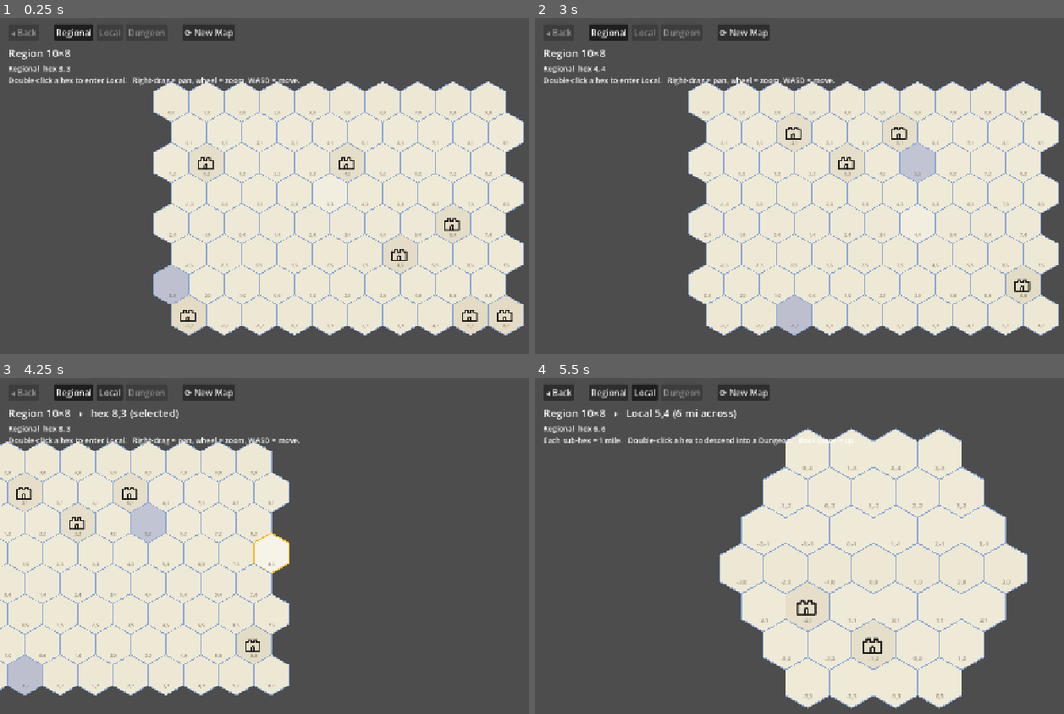
Above: before the commit, frames 1-4 (two rows, left to right).
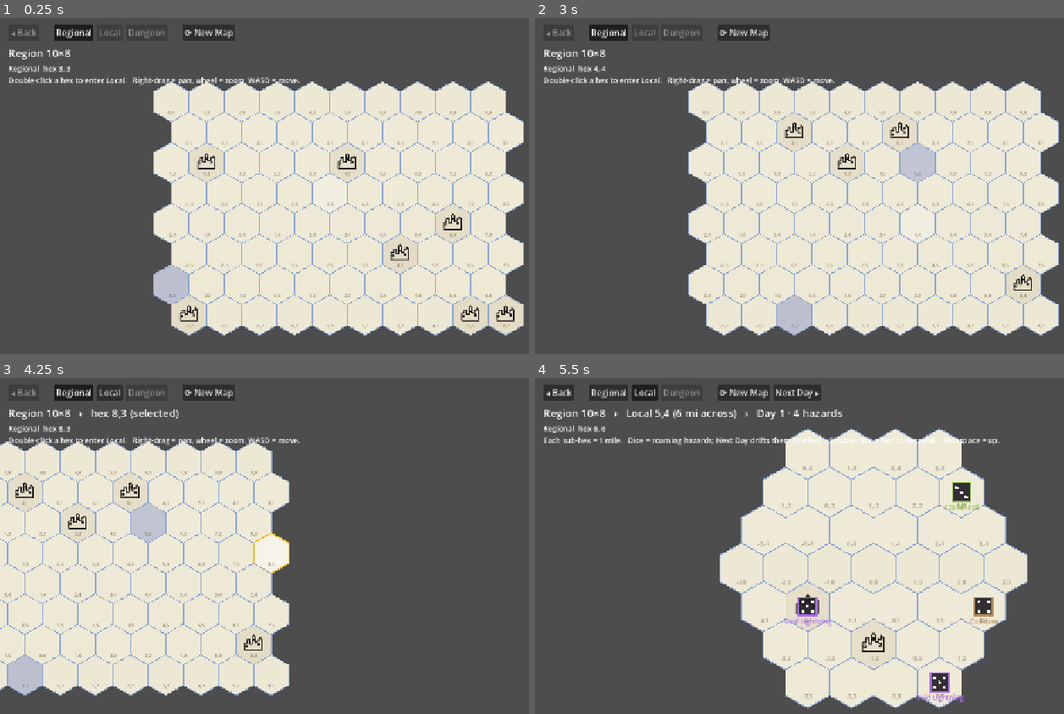
Above: after the commit, the same moments.

Repository: kostchei/VITD_claude
Game: Godot game, scene res://scenes/Main.tscn
Two runs of this game, one before a commit and one after it. Both use one fixed random seed, a clock stepped at 60 frames per second and the inputs below.
Inputs (mouse positions are in pixels of both pictures, inside the frame that each line leads up to):
- Up to frame 1 (0.25 s): no input
- Up to frame 2 (3 s): click "⟳ New Map" at 0.5 s; click "⟳ New Map" at 1.25 s; click "Regional" at 2 s; click "Generate" at 2.75 s
- Up to frame 3 (4.25 s): tap A at 3.5 s; move the mouse to (486, 549) at 3.52 s; hold D from 3.53 s (still down); tap Backspace at 3.6 s; click (486, 549) at 3.67 s
- Up to frame 4 (5.5 s): release D at 4.25 s; tap A at 4.25 s; drag from (736, 586) to (841, 643) at 4.27 s; click "Local" at 5 s

The runs differ from the first frame. In frame 1, 0.7% of the frame differs, in the area x 33-98%, y 40-91%; in frame 2, 0.5%; in frame 3, 0.4%; in frame 4, 2.3%, in the area x 18-88%, y 2-97%.

Commit message:
Add roaming hazards to Local maps and redraw terrain icons
Implement the roaming-hazards layer (roaming-hazards.md) on the Local
scale: a HazardSet of d6 dice that sit on hexes, drift one hex per day,
and re-drop on collision or map edge to hold a constant count. Render
them as d6 dice (pips = rolled face, kind-coloured rim) over the terrain,
add a Local-only "Next Day" button, hover info, and a "Day N" breadcrumb.
Persist hazards per local map (save format v2; v1 saves still load).

Redraw the ruin/settlement markers as line-art city skylines matching
the book aesthetic (broken towers for ruins, flagged skyline for
settlements).

Co-Authored-By: Claude Opus 4.8 <noreply@anthropic.com>

Diff:
--- a/assets/markers/ruin.svg
+++ b/assets/markers/ruin.svg
@@ -1,8 +1,14 @@
 <svg xmlns="http://www.w3.org/2000/svg" viewBox="0 0 64 64">
-  <g fill="none" stroke="#1a1714" stroke-width="3.5" stroke-linejoin="round" stroke-linecap="round">
-    <!-- crenellated wall (battlements) -->
-    <path d="M10 54 L10 30 L17 30 L17 24 L25 24 L25 30 L33 30 L33 24 L41 24 L41 30 L49 30 L49 54 Z"/>
-    <!-- arched doorway / broken interior -->
-    <path d="M26 54 L26 43 Q29.5 39 33 43 L33 54"/>
+  <g fill="none" stroke="#1a1714" stroke-width="3.2" stroke-linejoin="round" stroke-linecap="round">
+    <!-- ruined city skyline: towers of varying height, broken tops, a gap -->
+    <path d="M8 52
+      L8 32 L15 32 L15 23 L22 23 L22 35 L28 35 L28 16
+      L32 11 L36 16 L36 31 L42 31 L42 24 L49 24 L49 17 L55 23 L55 52 Z"/>
+    <!-- windows / broken openings -->
+    <g stroke-width="2.2">
+      <rect x="11" y="38" width="4" height="5"/>
+      <rect x="30" y="22" width="4" height="5"/>
+      <rect x="44" y="34" width="4" height="5"/>
+    </g>
   </g>
 </svg>
--- a/assets/markers/settlement.svg
+++ b/assets/markers/settlement.svg
@@ -1,12 +1,19 @@
 <svg xmlns="http://www.w3.org/2000/svg" viewBox="0 0 64 64">
-  <g fill="none" stroke="#1a1714" stroke-width="3.5" stroke-linejoin="round" stroke-linecap="round">
-    <!-- crenellated wall (battlements), same as ruin -->
-    <path d="M10 54 L10 30 L17 30 L17 24 L25 24 L25 30 L33 30 L33 24 L41 24 L41 30 L49 30 L49 54 Z"/>
-    <!-- arched doorway -->
-    <path d="M26 54 L26 43 Q29.5 39 33 43 L33 54"/>
-    <!-- flag pole rising from a merlon -->
-    <line x1="41" y1="24" x2="41" y2="6"/>
+  <g fill="none" stroke="#1a1714" stroke-width="3.2" stroke-linejoin="round" stroke-linecap="round">
+    <!-- intact city skyline: denser towers, flat tops -->
+    <path d="M8 52
+      L8 34 L14 34 L14 25 L20 25 L20 34 L27 34 L27 14 L34 14 L34 34
+      L40 34 L40 22 L46 22 L46 29 L52 29 L52 17 L57 17 L57 52 Z"/>
+    <!-- windows -->
+    <g stroke-width="2.0">
+      <rect x="10" y="40" width="3.5" height="5"/>
+      <rect x="29" y="20" width="4" height="5"/>
+      <rect x="29" y="29" width="4" height="5"/>
+      <rect x="47" y="38" width="3.5" height="5"/>
+    </g>
+    <!-- flag pole rising from the tallest tower -->
+    <line x1="30.5" y1="14" x2="30.5" y2="3"/>
   </g>
   <!-- pennant flag (filled) marks an inhabited settlement -->
-  <path d="M41 7 L57 12 L41 17 Z" fill="#1a1714" stroke="#1a1714" stroke-width="2" stroke-linejoin="round"/>
+  <path d="M30.5 3.5 L44 7.5 L30.5 11.5 Z" fill="#1a1714" stroke="#1a1714" stroke-width="2" stroke-linejoin="round"/>
 </svg>
--- /dev/null
+++ b/scripts/core/hazard_set.gd
@@ -0,0 +1,110 @@
+class_name HazardSet
+## A population of mobile dangers roaming one Local hex map (roaming-hazards.md).
+## Each hazard is a die sitting on a hex; every day they drift one hex, and are
+## re-dropped on collision or when they would leave the map, so the count stays
+## constant. Hazards layer *on top of* the generated terrain — they reference the
+## same Local HexMap and never replace its tiles.
+## No silent fallbacks: bad input or an impossible re-drop raises (assert).
+
+enum Kind { WARBAND, MAELSTROM, CRAWLHERD, COLLAPSE, VOID_LIGHTNING, SINGING_SAND }
+
+# d6 Roaming Hazards table order: face 1 = Warband ... face 6 = Singing Sand.
+const KIND_NAMES := {
+	Kind.WARBAND: "Warband",
+	Kind.MAELSTROM: "Maelstrom",
+	Kind.CRAWLHERD: "Crawlherd",
+	Kind.COLLAPSE: "Collapse",
+	Kind.VOID_LIGHTNING: "Void Lightning",
+	Kind.SINGING_SAND: "Singing Sand",
+}
+
+
+## One die on the map: its hex and which hazard (Kind) its face shows.
+class Hazard:
+	var hex: Vector2i
+	var kind: int  # Kind enum
+
+	func _init(h: Vector2i, k: int) -> void:
+		hex = h
+		kind = k
+
+
+var day: int = 1
+var hazards: Array[Hazard] = []
+
+
+## d6 face (1-6) -> Kind. The enum is declared in table order.
+static func kind_from_roll(roll: int) -> int:
+	assert(roll >= 1 and roll <= 6, "kind_from_roll: %d out of range" % roll)
+	return roll - 1
+
+
+func name_of(kind: int) -> String:
+	assert(KIND_NAMES.has(kind), "name_of: unknown kind %d" % kind)
+	return KIND_NAMES[kind]
+
+
+func at(hex: Vector2i) -> Hazard:
+	# No silent fallback: callers check has_hazard_at first.
+	for h in hazards:
+		if h.hex == hex:
+			return h
+	assert(false, "HazardSet.at: no hazard at %s" % hex)
+	return null
+
+
+func has_hazard_at(hex: Vector2i) -> bool:
+	for h in hazards:
+		if h.hex == hex:
+			return true
+	return false
+
+
+## Place a fresh population on a Local map: roll 1d6 for the count, drop that many
+## dice on distinct hexes, each reading its face on the d6 hazard table.
+static func generate(map: HexMap, rng: RandomNumberGenerator) -> HazardSet:
+	assert(map.scale == HexMap.Scale.LOCAL, "HazardSet.generate: not a local map")
+	var set := HazardSet.new()
+	var count := rng.randi_range(1, 6)
+	var pool: Array = map.tiles.keys()
+	assert(count <= pool.size(), "HazardSet.generate: %d dice but %d hexes" % [count, pool.size()])
+	# Partial Fisher-Yates: pick `count` distinct hexes.
+	for i in range(count):
+		var j := rng.randi_range(i, pool.size() - 1)
+		var tmp: Variant = pool[i]
+		pool[i] = pool[j]
+		pool[j] = tmp
+		var kind := kind_from_roll(rng.randi_range(1, 6))
+		set.hazards.append(Hazard.new(pool[i], kind))
+	return set
+
+
+## Advance one day: move every die one hex in a random direction; if it would
+## collide with another die or leave the map, re-drop it onto a free hex.
+func advance_day(map: HexMap, rng: RandomNumberGenerator) -> void:
+	day += 1
+	# Track currently-claimed hexes so dice neither stack nor swap onto each other.
+	var occupied := {}
+	for h in hazards:
+		occupied[h.hex] = true
+	for h in hazards:
+		occupied.erase(h.hex)  # this die is vacating its hex
+		var dir: Vector2i = HexGrid.DIRECTIONS[rng.randi_range(1, 6) - 1]
+		var dest: Vector2i = h.hex + dir
+		if not map.has(dest) or occupied.has(dest):
+			dest = _random_free_hex(map, occupied, rng)
+		h.hex = dest
+		occupied[dest] = true
+
+
+# --- internal ---
+
+## A random map hex not currently claimed in `occupied`. With <= 6 dice on 37
+## hexes there is always room; an empty pool is a bug, so assert rather than loop.
+static func _random_free_hex(map: HexMap, occupied: Dictionary, rng: RandomNumberGenerator) -> Vector2i:
+	var free: Array[Vector2i] = []
+	for coord in map.tiles:
+		if not occupied.has(coord):
+			free.append(coord)
+	assert(not free.is_empty(), "HazardSet._random_free_hex: no free hex to re-drop onto")
+	return free[rng.randi_range(0, free.size() - 1)]
--- a/scripts/core/world_save.gd
+++ b/scripts/core/world_save.gd
@@ -5,21 +5,26 @@
 ## problem raises (assert) per project conventions.
 
 const PATH := "user://vast_world.json"
-const VERSION := 1
+const VERSION := 2  # v2 adds the roaming-hazards overlay per local map
 
 
 static func has_save() -> bool:
 	return FileAccess.file_exists(PATH)
 
 
-static func save_world(regional: HexMap, locals: Dictionary) -> void:
+## `hazards` maps a regional coord -> HazardSet for each explored local map.
+static func save_world(regional: HexMap, locals: Dictionary, hazards: Dictionary = {}) -> void:
 	var locals_out := {}
 	for reg_coord in locals:
 		locals_out[_key(reg_coord)] = _map_to_dict(locals[reg_coord])
+	var hazards_out := {}
+	for reg_coord in hazards:
+		hazards_out[_key(reg_coord)] = _hazards_to_dict(hazards[reg_coord])
 	var data := {
 		"version": VERSION,
 		"regional": _map_to_dict(regional),
 		"locals": locals_out,
+		"hazards": hazards_out,
 	}
 	var f := FileAccess.open(PATH, FileAccess.WRITE)
 	assert(f != null, "WorldSave.save_world: cannot write %s (err %d)" % [PATH, FileAccess.get_open_error()])
@@ -27,7 +32,8 @@
 	f.close()
 
 
-## Returns { "regional": HexMap, "locals": Dictionary(Vector2i -> HexMap) }.
+## Returns { "regional": HexMap, "locals": {Vector2i->HexMap},
+##           "hazards": {Vector2i->HazardSet} }.
 static func load_world() -> Dictionary:
 	assert(has_save(), "WorldSave.load_world: no save at %s" % PATH)
 	var f := FileAccess.open(PATH, FileAccess.READ)
@@ -37,15 +43,22 @@
 
 	var data: Variant = JSON.parse_string(text)
 	assert(data is Dictionary, "WorldSave.load_world: malformed JSON in %s" % PATH)
-	assert(int(data.get("version", -1)) == VERSION,
-		"WorldSave.load_world: version mismatch (file %s, expected %d)" % [str(data.get("version")), VERSION])
+	var ver := int(data.get("version", -1))
+	assert(ver >= 1 and ver <= VERSION,
+		"WorldSave.load_world: unsupported version %s (expected 1..%d)" % [str(data.get("version")), VERSION])
 
 	var locals := {}
 	for key in data["locals"]:
 		locals[_parse_key(key)] = _dict_to_map(data["locals"][key])
+	# v1 saves have no hazards block; those local maps re-seed hazards on entry.
+	var hazards := {}
+	if data.has("hazards"):
+		for key in data["hazards"]:
+			hazards[_parse_key(key)] = _dict_to_hazards(data["hazards"][key])
 	return {
 		"regional": _dict_to_map(data["regional"]),
 		"locals": locals,
+		"hazards": hazards,
 	}
 
 
@@ -81,6 +94,24 @@
 	return m
 
 
+static func _hazards_to_dict(hs: HazardSet) -> Dictionary:
+	var list := []
+	for h in hs.hazards:
+		list.append({"hex": _key(h.hex), "kind": int(h.kind)})
+	return {"day": int(hs.day), "hazards": list}
+
+
+static func _dict_to_hazards(d: Dictionary) -> HazardSet:
+	var hs := HazardSet.new()
+	hs.day = int(d["day"])
+	for entry in d["hazards"]:
+		var kind := int(entry["kind"])
+		assert(kind >= 0 and kind < HazardSet.Kind.size(),
+			"WorldSave._dict_to_hazards: bad kind %d" % kind)
+		hs.hazards.append(HazardSet.Hazard.new(_parse_key(entry["hex"]), kind))
+	return hs
+
+
 static func _key(c: Vector2i) -> String:
 	return "%d,%d" % [c.x, c.y]
 
--- a/scripts/main.gd
+++ b/scripts/main.gd
@@ -18,8 +18,10 @@
 var rng := RandomNumberGenerator.new()
 var current_scale: Scale = Scale.REGIONAL
 var regional_map: HexMap
-var local_maps := {}   # Vector2i -> HexMap
-var dungeons := {}     # String -> Dungeon
+var local_maps := {}     # Vector2i -> HexMap
+var local_hazards := {}  # Vector2i -> HazardSet (roaming overlay per local map)
+var dungeons := {}       # String -> Dungeon
+var current_hazards: HazardSet = null  # hazards of the local map on screen
 
 var has_regional := false
 var selected_regional := Vector2i.ZERO
@@ -40,6 +42,7 @@
 var hint: Label
 var back_btn: Button
 var new_btn: Button
+var next_day_btn: Button
 var new_dialog: ConfirmationDialog
 var scale_btns := {}   # Scale -> Button
 var level_panel: VBoxContainer
@@ -80,16 +83,18 @@
 	regional_map = HexMap.make_rectangular(REGIONAL_COLS, REGIONAL_ROWS)
 	VastGen.generate_regional(regional_map, rng)
 	local_maps.clear()
+	local_hazards.clear()
 	dungeons.clear()
 	has_regional = false
 	has_local = false
-	WorldSave.save_world(regional_map, local_maps)
+	WorldSave.save_world(regional_map, local_maps, local_hazards)
 
 
 func _load_world() -> void:
 	var w := WorldSave.load_world()
 	regional_map = w["regional"]
 	local_maps = w["locals"]
+	local_hazards = w["hazards"]
 	dungeons.clear()  # dungeons are placeholder; regenerated lazily
 
 
@@ -106,6 +111,7 @@
 
 func _show_regional() -> void:
 	current_scale = Scale.REGIONAL
+	current_hazards = null
 	dungeon_view.visible = false
 	hex_view.visible = true
 	hex_view.set_map(regional_map, HEX_SIZE)
@@ -120,10 +126,12 @@
 	selected_regional = reg
 	has_regional = true
 	var m: HexMap = _get_local_map(reg)
+	current_hazards = _get_local_hazards(reg, m)
 	current_scale = Scale.LOCAL
 	dungeon_view.visible = false
 	hex_view.visible = true
 	hex_view.set_map(m, HEX_SIZE)
+	hex_view.set_hazards(current_hazards)
 	if has_local:
 		hex_view.set_selected(selected_local)
 	camera.position = m.pixel_center(HEX_SIZE)
@@ -136,6 +144,7 @@
 	has_local = true
 	current_dungeon = _get_dungeon(selected_regional, loc)
 	current_level = 0
+	current_hazards = null
 	current_scale = Scale.DUNGEON
 	hex_view.visible = false
 	dungeon_view.visible = true
@@ -168,8 +177,28 @@
 		var parent: StringName = regional_map.get_tile(reg).terrain
 		VastGen.generate_local(m, parent, rng)
 		local_maps[reg] = m
-		WorldSave.save_world(regional_map, local_maps)  # persist newly explored map
+		WorldSave.save_world(regional_map, local_maps, local_hazards)  # persist newly explored map
 	return local_maps[reg]
+
+
+## Roaming hazards for a local map: seeded once on first visit, then persisted
+## (so re-entering shows the same dice on the same day).
+func _get_local_hazards(reg: Vector2i, m: HexMap) -> HazardSet:
+	if not local_hazards.has(reg):
+		local_hazards[reg] = HazardSet.generate(m, rng)
+		WorldSave.save_world(regional_map, local_maps, local_hazards)
+	return local_hazards[reg]
+
+
+## "Next Day": drift every hazard die one hex, re-dropping on collision/edge.
+func _advance_day() -> void:
+	if current_scale != Scale.LOCAL or current_hazards == null:
+		return
+	var m: HexMap = local_maps[selected_regional]
+	current_hazards.advance_day(m, rng)
+	hex_view.set_hazards(current_hazards)
+	WorldSave.save_world(regional_map, local_maps, local_hazards)
+	_refresh_ui()
 
 
 func _get_dungeon(reg: Vector2i, loc: Vector2i) -> Dungeon:
@@ -183,6 +212,8 @@
 
 func _on_hex_hovered(c: Vector2i) -> void:
 	info.text = "%s  hex %d, %d" % [_scale_label(current_scale), c.x, c.y]
+	if current_scale == Scale.LOCAL and current_hazards != null and current_hazards.has_hazard_at(c):
+		info.text += "   ⚠ %s" % current_hazards.name_of(current_hazards.at(c).kind)
 
 
 func _on_hex_clicked(c: Vector2i) -> void:
@@ -258,6 +289,12 @@
 	new_btn.text = "⟳ New Map"
 	new_btn.pressed.connect(_on_new_map_pressed)
 	controls.add_child(new_btn)
+
+	# Roaming hazards: advance the local map one day (Local scale only).
+	next_day_btn = Button.new()
+	next_day_btn.text = "Next Day ▸"
+	next_day_btn.pressed.connect(_advance_day)
+	controls.add_child(next_day_btn)
 
 	new_dialog = ConfirmationDialog.new()
 	new_dialog.title = "New Regional Map"
@@ -316,6 +353,7 @@
 	breadcrumb.text = _breadcrumb_text()
 	hint.text = _hint_text()
 	back_btn.disabled = current_scale == Scale.REGIONAL
+	next_day_btn.visible = current_scale == Scale.LOCAL
 
 	scale_btns[Scale.REGIONAL].button_pressed = current_scale == Scale.REGIONAL
 	scale_btns[Scale.LOCAL].button_pressed = current_scale == Scale.LOCAL
@@ -347,6 +385,8 @@
 		return s
 	s += "   ›   Local %d,%d (%d mi across)" % [selected_regional.x, selected_regional.y, LOCAL_ACROSS]
 	if current_scale == Scale.LOCAL:
+		if current_hazards != null:
+			s += "   ›   Day %d · %d hazards" % [current_hazards.day, current_hazards.hazards.size()]
 		if has_local:
 			s += "   ›   mile %d,%d (selected)" % [selected_local.x, selected_local.y]
 		return s
@@ -359,7 +399,7 @@
 		Scale.REGIONAL:
 			return "Double-click a hex to enter Local.   Right-drag = pan, wheel = zoom, WASD = move."
 		Scale.LOCAL:
-			return "Each sub-hex = 1 mile.   Double-click a hex to descend into a Dungeon.   Backspace = up."
+			return "Each sub-hex = 1 mile.   Dice = roaming hazards; Next Day drifts them one hex.   Double-click a hex to descend.   Backspace = up."
 		Scale.DUNGEON:
 			return "Q/E (or PageUp/Down) change level.   Backspace = surface.   Rooms come with procgen."
 	return ""
--- a/scripts/map/hex_map_view.gd
+++ b/scripts/map/hex_map_view.gd
@@ -9,6 +9,7 @@
 
 var map: HexMap = null
 var hex_size: float = 48.0
+var hazards: HazardSet = null  # roaming-hazards overlay (Local scale only)
 
 # Line-art terrain markers (parchment book style). Loaded at runtime.
 var _tex_ruin: Texture2D = null
@@ -33,6 +34,13 @@
 	hex_size = size
 	_has_hover = false
 	_has_selected = false
+	hazards = null  # cleared until the owner sets the matching overlay
+	queue_redraw()
+
+
+## Set (or clear, with null) the roaming-hazards overlay drawn on this map.
+func set_hazards(hs: HazardSet) -> void:
+	hazards = hs
 	queue_redraw()
 
 
@@ -101,6 +109,61 @@
 		draw_string(font, center + Vector2(-hex_size * 0.5, hex_size * 0.62), label,
 			HORIZONTAL_ALIGNMENT_CENTER, hex_size, 11, Color(0.35, 0.30, 0.22, 0.6))
 
+	# Roaming-hazard dice draw on top of the terrain so they never hide the map.
+	if hazards != null:
+		for h in hazards.hazards:
+			_draw_hazard(HexGrid.axial_to_pixel(h.hex, hex_size, flat), h.kind, font)
+
+
+## Draw a hazard as a d6 die: a coloured rounded face showing the pips of the
+## rolled value (kind + 1) plus the hazard's name beneath it.
+func _draw_hazard(center: Vector2, kind: int, font: Font) -> void:
+	var side := hex_size * 0.72
+	var rect := Rect2(center - Vector2(side, side) * 0.5, Vector2(side, side))
+	draw_rect(rect, Color(0.13, 0.12, 0.15, 0.92), true)            # die body
+	draw_rect(rect, _hazard_color(kind), false, 3.0)               # coloured rim
+	_draw_die_pips(center, side, kind + 1)
+	var nm: String = HazardSet.KIND_NAMES[kind]
+	var tw := font.get_string_size(nm, HORIZONTAL_ALIGNMENT_LEFT, -1, 13).x
+	draw_string(font, center + Vector2(-tw * 0.5, side * 0.5 + 16), nm,
+		HORIZONTAL_ALIGNMENT_LEFT, -1, 13, _hazard_color(kind))
+
+
+## Pip layout for a d6 face (1-6), drawn as small light dots inside the die.
+func _draw_die_pips(center: Vector2, side: float, value: int) -> void:
+	var u := side * 0.26  # pip offset from centre
+	var rad := side * 0.085
+	var col := Color(0.93, 0.93, 0.88)
+	var L := center + Vector2(-u, 0)
+	var R := center + Vector2(u, 0)
+	var slots: Array[Vector2] = []
+	match value:
+		1: slots = [center]
+		2: slots = [center + Vector2(-u, -u), center + Vector2(u, u)]
+		3: slots = [center + Vector2(-u, -u), center, center + Vector2(u, u)]
+		4: slots = [center + Vector2(-u, -u), center + Vector2(u, -u),
+				center + Vector2(-u, u), center + Vector2(u, u)]
+		5: slots = [center + Vector2(-u, -u), center + Vector2(u, -u), center,
+				center + Vector2(-u, u), center + Vector2(u, u)]
+		6: slots = [center + Vector2(-u, -u), L, center + Vector2(-u, u),
+				center + Vector2(u, -u), R, center + Vector2(u, u)]
+		_: assert(false, "_draw_die_pips: value %d out of range" % value)
+	for p in slots:
+		draw_circle(p, rad, col)
+
+
+## Distinct accent per hazard kind (rim + label colour).
+func _hazard_color(kind: int) -> Color:
+	match kind:
+		HazardSet.Kind.WARBAND: return Color(0.85, 0.24, 0.20)        # blood red
+		HazardSet.Kind.MAELSTROM: return Color(0.40, 0.66, 0.86)      # storm blue
+		HazardSet.Kind.CRAWLHERD: return Color(0.55, 0.74, 0.30)      # sickly green
+		HazardSet.Kind.COLLAPSE: return Color(0.70, 0.55, 0.35)       # rubble brown
+		HazardSet.Kind.VOID_LIGHTNING: return Color(0.66, 0.42, 0.90) # violet
+		HazardSet.Kind.SINGING_SAND: return Color(0.90, 0.78, 0.38)   # sand gold
+	assert(false, "_hazard_color: unknown kind %d" % kind)
+	return Color.MAGENTA
+
 
 ## Draw the line-art terrain glyph (ruin / settlement) centred in the hex.
 func _draw_marker(center: Vector2, terrain: StringName) -> void:
Not shown, added: scripts/core/hazard_set.gd.uid
Not shown, added: roaming-hazards.md
